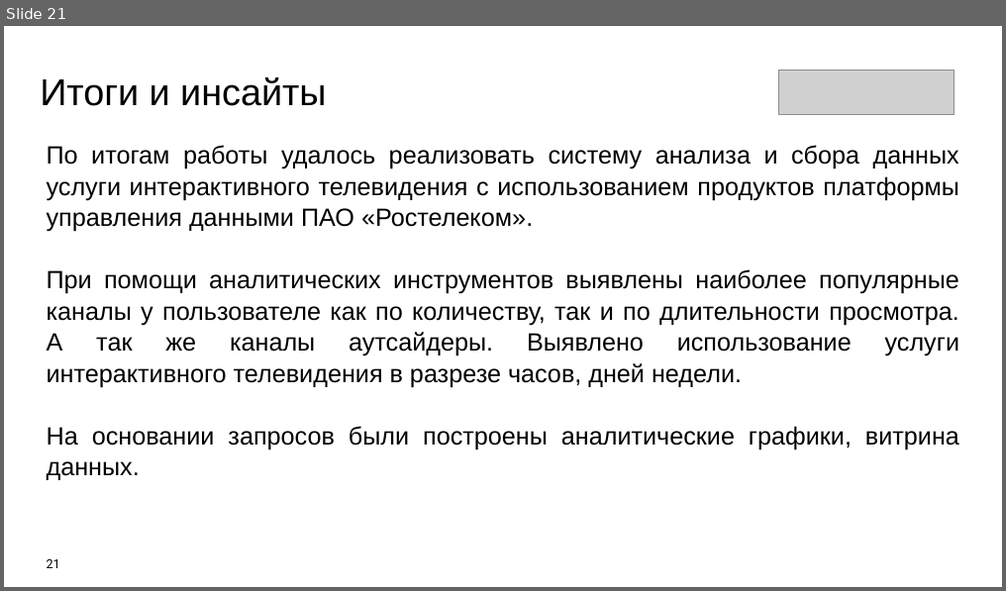
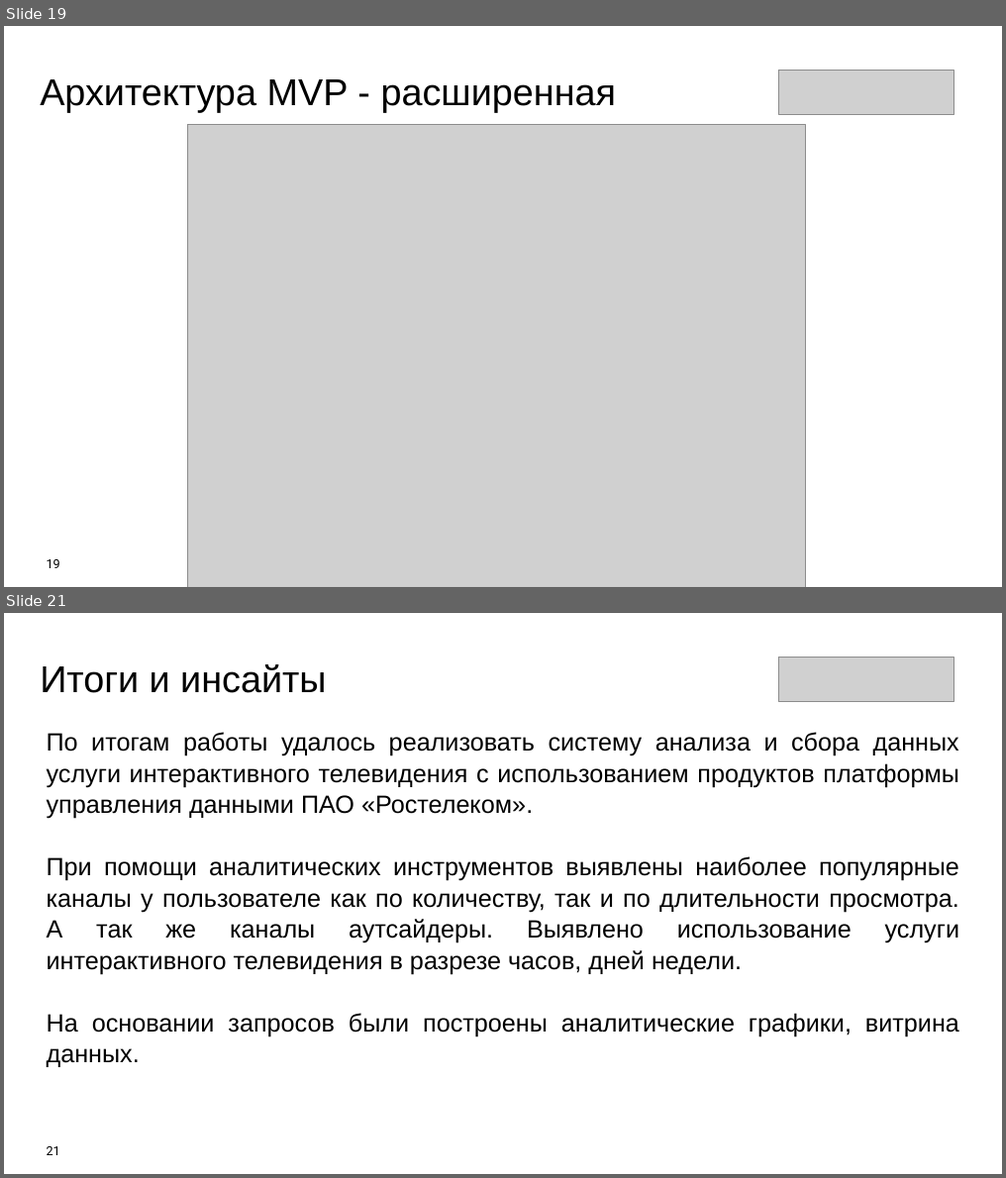
Before and after one commit to Olmeor/Data-engineer_Rostelecom_programming_school, a slide deck: Сertification/presentation.pptx. Shown one above the other, each under a label of ours: slide 21 before the commit, slides 19 and 21 after it; the slides between them are not shown. The pictures are 1006x591 and 1006x1178 pixels, drawn with LibreOffice and Linux fonts; fonts in the diff are those of the drawing; grey boxes stand for pictures. Boxes give left, top, right and bottom in pixels: in the first picture for what was removed or moved away, otherwise in the second. Text is boxed around its words. In the diff, an @@ line names an element or a change of style, - is before the commit and + after.

```diff
--- a/Сertification/presentation.pptx
+++ b/Сertification/presentation.pptx
@@ slide 19 added at <box>4,26,1002,587</box>, background #FFFFFF @@
@@ text added at <box>40,79,617,113</box>, 36 pt, text #000000 @@
+Архитектура MVP - расширенная
@@ picture added at <box>779,70,953,114</box> @@
@@ picture added at <box>188,124,806,587</box> @@
@@ page number added at <box>47,560,60,569</box>, 12 pt, text #000000 @@
+19
```
Also in this commit, not shown: 7 slides changed, 4 other slides added, 5 slides removed, 1 other file.
